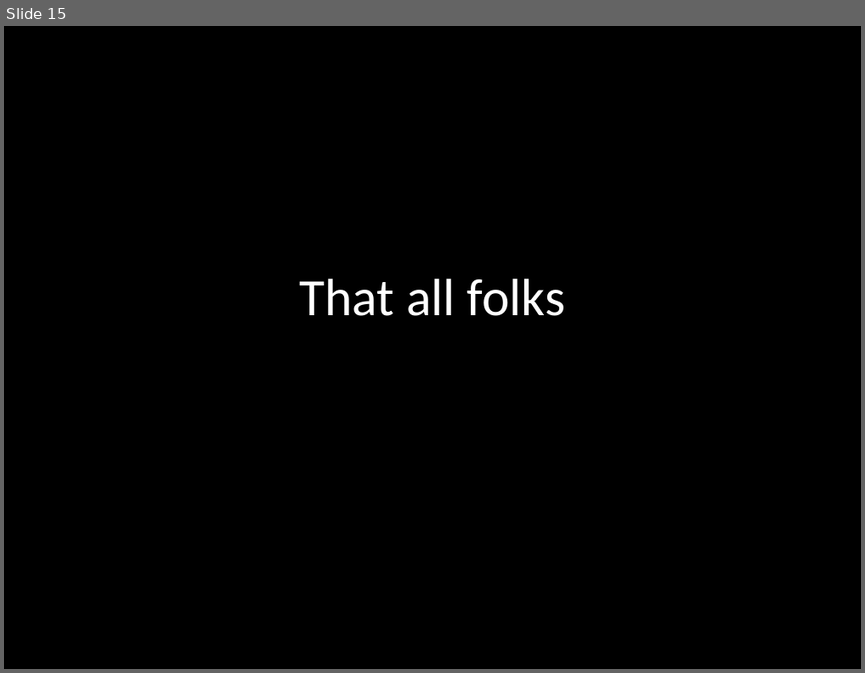
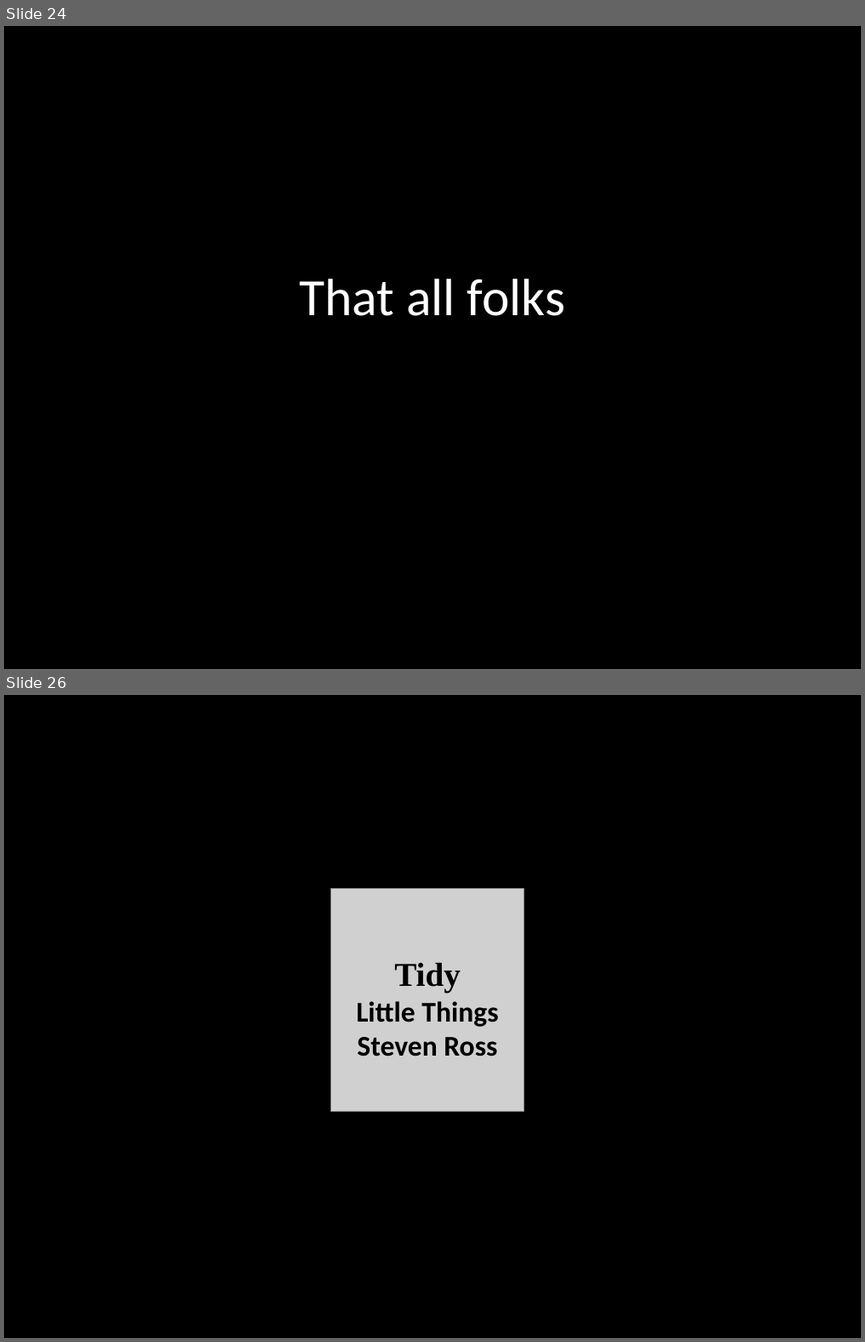
Before and after one commit to DATAUNIRIO/ap, a slide deck: DMQtalks/my_talk.pptx. Shown one above the other, each under a label of ours: slide 15 before the commit, slides 24 and 26 after it; the slides between them are not shown. The pictures are 865x673 and 865x1342 pixels, drawn with LibreOffice and Linux fonts; fonts in the diff are those of the drawing; grey boxes stand for pictures; background and template pictures are left out. Boxes give left, top, right and bottom in pixels: in the first picture for what was removed or moved away, otherwise in the second. Text is boxed around its words. In the diff, an @@ line names an element or a change of style, - is before the commit and + after.

```diff
--- a/DMQtalks/my_talk.pptx
+++ b/DMQtalks/my_talk.pptx
@@ slide 26 added at [4,695,861,1338], background picture (left out) @@
@@ picture added at [331,888,523,1111] @@
@@ text added at [356,962,498,1056], 24 pt, text #000000, bold @@
+Tidy
+Little Things
+Steven Ross
@@ what was slide 15 is now slide 24 @@
```
Also in this commit, not shown: 5 slides changed, 16 other slides added, 1 slide removed, 2 other files.
